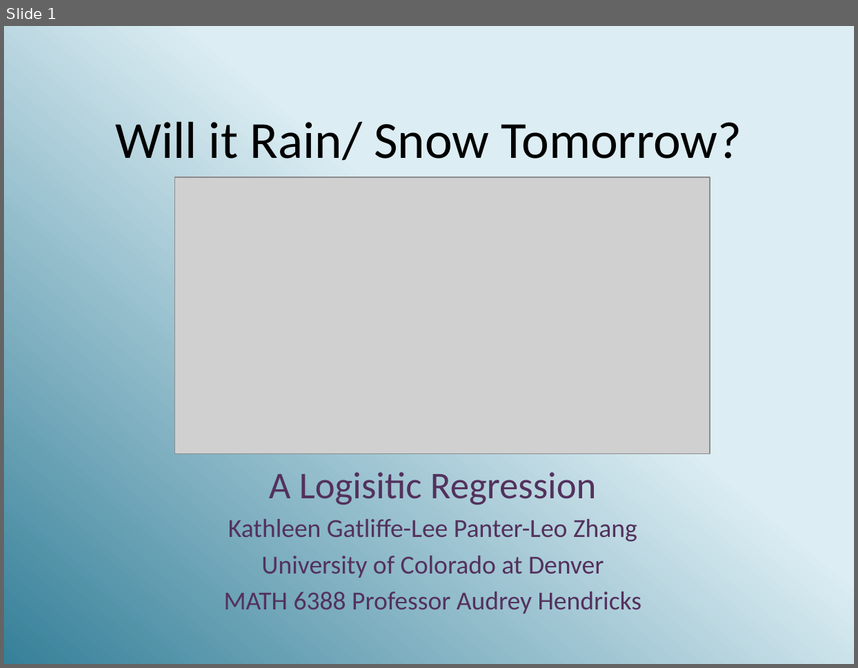
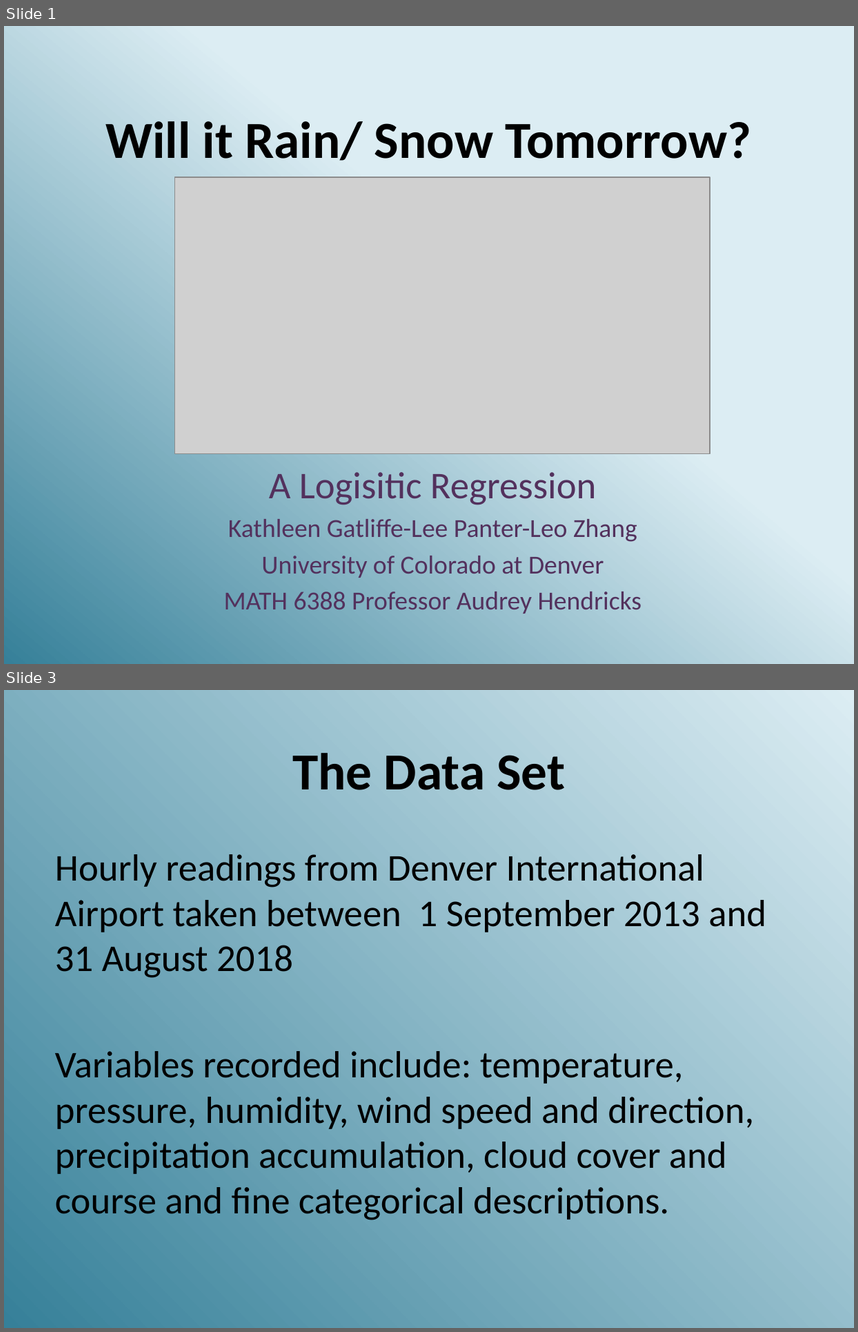
Before and after one commit to Kgatliffe/new_weather_data, a slide deck: Gatliffe-Panter-Zhang.pptx. Shown one above the other, each under a label of ours: slide 1 before the commit, slides 1 and 3 after it; the slides between them are not shown. The pictures are 858x668 and 858x1332 pixels, drawn with LibreOffice and Linux fonts; fonts in the diff are those of the drawing; grey boxes stand for pictures. Boxes give left, top, right and bottom in pixels: in the first picture for what was removed or moved away, otherwise in the second. Text is boxed around its words. In the diff, an @@ line names an element or a change of style, - is before the commit and + after.

```diff
--- a/Gatliffe-Panter-Zhang.pptx
+++ b/Gatliffe-Panter-Zhang.pptx
@@ slide 3 added at (x1=4, y1=690, x2=854, y2=1328), background gradient #DCEDF3 to #368099 @@
@@ title added at (x1=292, y1=753, x2=565, y2=790), 44 pt, text #000000, bold @@
+The Data Set
@@ text added at (x1=55, y1=854, x2=766, y2=1220), 32 pt, text #000000 @@
+Hourly readings from Denver International Airport taken between 1 September 2013 and 31 August 2018
+Variables recorded include: temperature, pressure, humidity, wind speed and direction, precipitation accumulation, cloud cover and course and fine categorical descriptions.
@@ slide 1 changed as well @@
@@ title "Will it Rain/ Snow Tomorrow?" at (x1=105, y1=121, x2=751, y2=161): bold on @@
```
Also in this commit, not shown: 9 other slides added.
